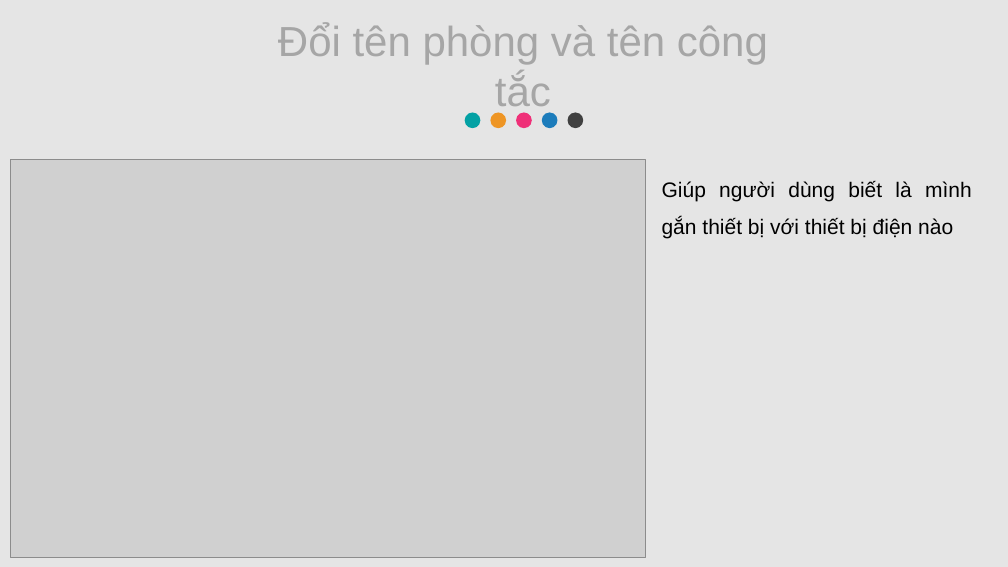
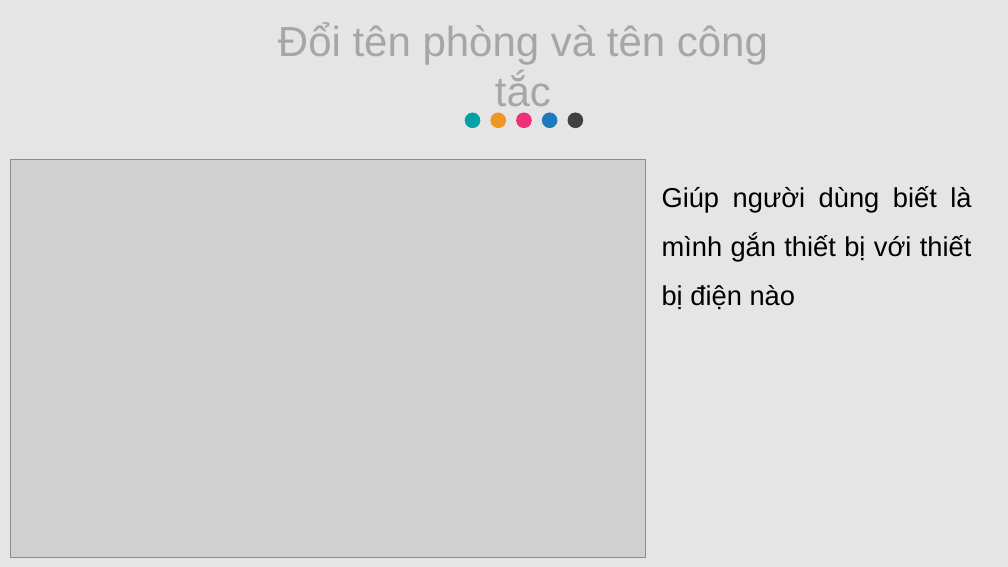
Before and after one commit to ngocphong260899/ThucTapTotNghiep, a slide deck: slide 9 of BaoCao.pptx. Drawn at 1008x567 pixels with LibreOffice and Linux fonts; fonts in the diff are those of the drawing; grey boxes stand for pictures. Boxes give left, top, right and bottom in pixels: in the first picture for what was removed or moved away, otherwise in the second. Text is boxed around its words. In the diff, an @@ line names an element or a change of style, - is before the commit and + after.

```diff
--- a/BaoCao.pptx
+++ b/BaoCao.pptx
@@ text "Giúp người dùng biết là ..." at <box>662,186,972,309</box>: size 20 to 26 pt @@
```
Also in this commit, not shown: 8 other slides changed, 1 slide added, 41 other files.
